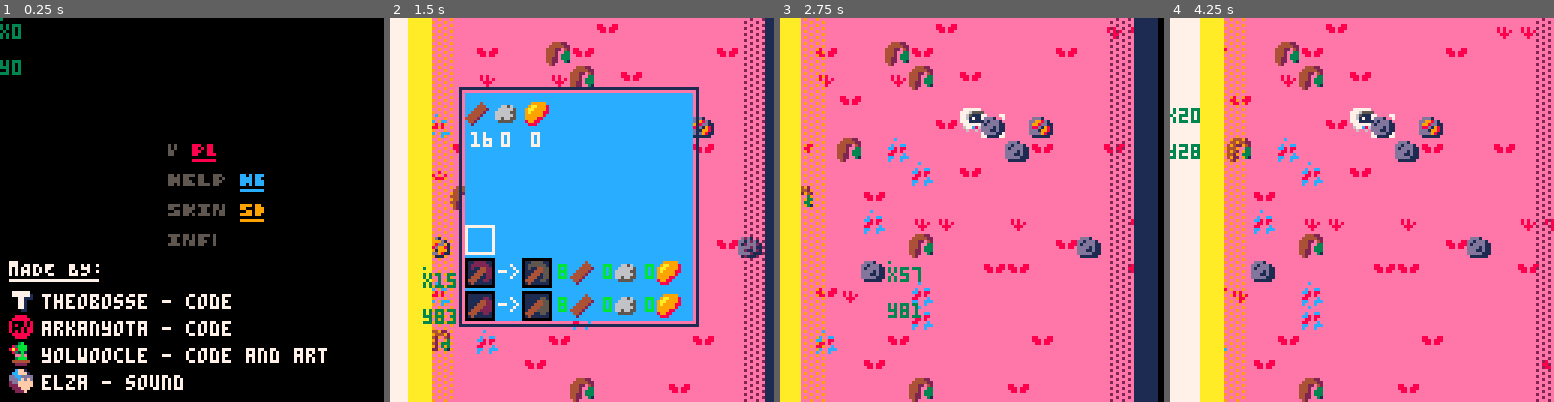
Above: before the commit, frames 1-4 (left to right).
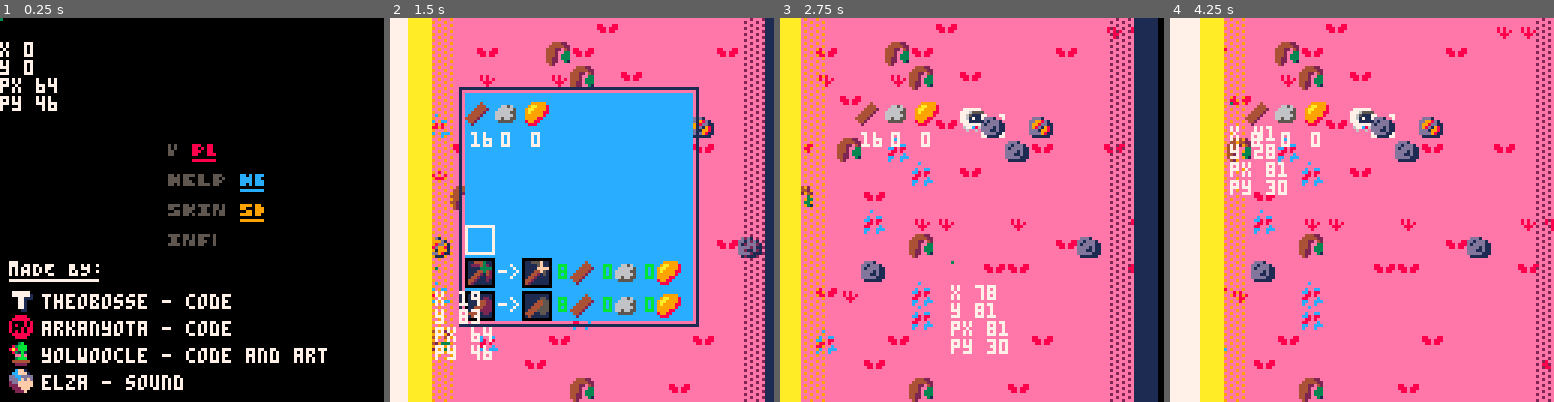
Above: after the commit, the same moments.

Repository: ARKANYOTA/ludumdare47
Game: PICO-8 cartridge arkanv1.p8
The game is run twice, just before and just after one commit, with the same random seed, the same clock (stepped at 60 frames per second) and the same inputs.
Inputs (mouse positions are in pixels of both pictures, inside the frame that each line leads up to):
- Up to frame 1 (0.25 s): no input
- Up to frame 2 (1.5 s): tap X (X key) at 0.33, 1.07 s; click (670, 121) at 0.67 s; tap O (Z key) at 0.7 s; click (436, 267) at 1.22 s
- Up to frame 3 (2.75 s): hold Right 1.6-2.1 s; tap O (Z key) at 1.7, 2.1, 2.5 s; click (887, 114) at 1.77 s; tap X (X key) at 1.85 s; hold Up 2.15-2.42 s; click (952, 259) at 2.32 s; hold Right from 2.47 s (still down)
- Up to frame 4 (4.25 s): click (1404, 106) at 2.87 s; tap O (Z key) every 0.4 s from 2.9 to 4.1 s; tap X (X key) at 2.97, 4.08 s; release Right at 3.03 s; hold Left 3.08-3.58 s; click (1465, 256) at 3.42 s; hold Down 3.63-3.97 s; click (1231, 102) at 3.97 s; hold Right from 4.02 s (still down)

The runs differ from the first frame. In frame 1, 0.9% of the frame differs, in the area x 0-15%, y 1-25%; in frame 2, 1.4%; in frame 3, 2.2%, in the area x 19-67%, y 21-88%; in frame 4, 2.1%.

Commit message:
debug + hotbar

Diff:
--- a/arkanv1.p8
+++ b/arkanv1.p8
@@ -188,11 +188,19 @@
 
 		--func debug page 3
 		if(bdebug) then debug() end
+
+		drawhotbar()
 	end
-		pset(stat(32),stat(33),3)
-		print("x"..stat(32),stat(32),stat(33)+2)
-		print("")
-		print("y"..stat(33))
+
+		moux=stat(32)
+		mouy=stat(33)
+		pset(moux+cx,mouy,3)
+		color(7)
+		print("",moux+cx,mouy+2)
+		print("x "..moux+cx)
+		print("y "..mouy)
+		print("px "..x)
+		print("py "..y)
 end
 -->8
 --debug
@@ -481,6 +489,16 @@
 
 
 -->8
+function drawhotbar()
+ spr(96,cx+25,cy+28)
+	spr(97,cx+35,cy+28)
+	spr(98,cx+45,cy+28)
+	color(7)
+	printui(inv.w,27,38)
+	printui(inv.s,37,38)
+	printui(inv.i,47,38)
+end
+
 function invsee()
 
 	rectfill(
@@ -490,13 +508,7 @@
 		cx+23,cy+23,
 		cx+102,cy+102,1)
 
-	spr(96,cx+25,cy+28)
-	spr(97,cx+35,cy+28)
-	spr(98,cx+45,cy+28)
-	color(7)
-	printui(inv.w,27,38)
-	printui(inv.s,37,38)
-	printui(inv.i,47,38)
+
 
 	--pioche
 	--upgrade pioche
@@ -675,22 +687,22 @@
 00000000000000000000000000000000000000000000000000000000000000000000000000000000000000000000000000000000000000000000000000000000
 00000000000000000000000000000000000000000000000000000000000000000000000000000000000000000000000000000000000000000000000000000000
 00000000000000000000000000000000000000000000000000000000000000000000000000000000000000000000000000000000000000000000000000000000
-eeeeeeeeeeeeeeeeeeeeeeeeee88eeeeeeeceeee00222200005555000099990000cccc0000000000000000000000000000000000000000000000000000000000
-eeeeeeeeeeeeeeeeeeeeeeeee88e8e8eeeeeeeee0222222005555550099999900cccccc000000000000000000000000000000000000000000000000000000000
-e88eee88eeeeeeeeeeeeeeeee8e888eeeeceecce0200442205004455090044990c0044cc00000000000000000000000000000000000000000000000000000000
-e888e888eeeeeeeeee8e8eee8e888e88ecc8e88e000444220004445500044499000444cc00000000000000000000000000000000000000000000000000000000
-ee88e88eeeeeeeeeee8e8e8ee88e888eee88e8ee004440220044405500444099004440cc00000000000000000000000000000000000000000000000000000000
-eeeeeeeeeeeeeeeeeee888ee88e888e8e88eeece044400220444005504440099044400cc00000000000000000000000000000000000000000000000000000000
-eeeeeeeeeeeeeeeeeeee8eeee8888e8eecceeccc44400220444005504440099044400cc000000000000000000000000000000000000000000000000000000000
-eeeeeeeeeeeeeeeeeeeeeeeeee88e8eeeceeecee0400000004000000040000000400000000000000000000000000000000000000000000000000000000000000
-ee44422eeeeeeeeeeeeeeeeeeeeeeeeeeeeeeeee0000000000000000000000000000000000000000000000000000000000000000000000000000000000000000
-e4444422eddd1eeeeddd1eeeeddd1eeeeddd1eee00000220000005500000099000000cc000000000000000000000000000000000000000000000000000000000
-44422e42dd1ddd1edd998d1edd110d1eddee281e000044220000445500004499000044cc00000000000000000000000000000000000000000000000000000000
-4442ee33d1dddd11d998dd11d110dd11dee28811000444220004445500044499000444cc00000000000000000000000000000000000000000000000000000000
-4442e333dddd1d11d88d1981d00d1101d228ee2100444222004445550044499900444ccc00000000000000000000000000000000000000000000000000000000
-4422e333ddd11d11ddd19981ddd11101d882ee210444222204445555044499990444cccc00000000000000000000000000000000000000000000000000000000
-4422ee31ddddd111dddd9811dddd1011dddd121144400220444005504440099044400cc000000000000000000000000000000000000000000000000000000000
-e42eeeeee111111ee111111ee111111ee111111e0400000004000000040000000400000000000000000000000000000000000000000000000000000000000000
+eeeeeeeeeeeeeeeeeeeeeeeeee88eeeeeeeceeee0044430000555f000099990000cccc00000000000000000000000000000000000000000000000eeeee100000
+eeeeeeeeeeeeeeeeeeeeeeeee88e8e8eeeeeeeee0222432001115f10099999900cccccc00000000000000000000000000000000000000000000eeeeeeee11000
+e88eee88eeeeeeeeeeeeeeeee8e888eeeeceecce000033330000ffff090044990c0044cc000000000000000000000000000000000000000000eeeeeeeeee1100
+e888e888eeeeeeeeee8e8eee8e888e88ecc8e88e0004434200044f5100044499000444cc00000000000000000000000000000000000000000eeeeeeeeeee1110
+ee88e88eeeeeeeeeee8e8e8ee88e888eee88e8ee004420420044205100444099004440cc00000000000000000000000000000000000000000eeeeeeeeeeee110
+eeeeeeeeeeeeeeeeeee888ee88e888e8e88eeece044200220442001104440099044400cc0000000000000000000000000000000000000000eeeeeeeeeeeee111
+eeeeeeeeeeeeeeeeeeee8eeee8888e8eecceeccc44200020442000104440099044400cc00000000000000000000000000000000000000000eeeeeeeeeeeee111
+eeeeeeeeeeeeeeeeeeeeeeeeee88e8eeeceeecee420000004200000004000000040000000000000000000000000000000000000000000000eeeeeeeeeeeee111
+ee44422eeeeeeeeeeeeeeeeeeeeeeeeeeeeeeeee000000000000000000000000000000000000000000000000000000000000000000000000eeeeeeeeeeeee111
+e4444422eddd1eeeeddd1eeeeedd11eeeddd1eee00000220000005500000099000000cc00000000000000000000000000000000000000000eeeeeeeeeeee1111
+44422e42dd1ddd1edd998d1eed110d1eddee281e000044220000445500004499000044cc0000000000000000000000000000000000000000eeeeeeeeeeee1111
+4442ee33d1dddd11d998dd11d110dd11dee28811000444220004445500044499000444cc00000000000000000000000000000000000000000eeeeeeeeee11110
+4442e333dddd1d11d98d1981d00d1101d228ee2100444222004445550044499900444ccc00000000000000000000000000000000000000000eeeeeeee1111110
+4422e333ddd11d11ddd19981ddd11101d882ee210444222204445555044499990444cccc0000000000000000000000000000000000000000001eee1111111100
+4422ee31ddddd111dddd9811dddd1011dddd121144400220444005504440099044400cc000000000000000000000000000000000000000000001111111111000
+e42eeeeee111111ee111111ee111111ee111111e0400000004000000040000000400000000000000000000000000000000000000000000000000011111100000
 0000040000000000009999900001100000888800000220000006600000099000000cc00000000000000000000000000000000000000000000000000000000000
 000044400066560009aa99980011111008222280000220000006600000099000000cc00000000000000000000000000000000000000000000000000000000000
 00044442066666509aa9999801111111822ee22800255200006556000095590000c55c0000000000000000000000000000000000000000000000000000000000
